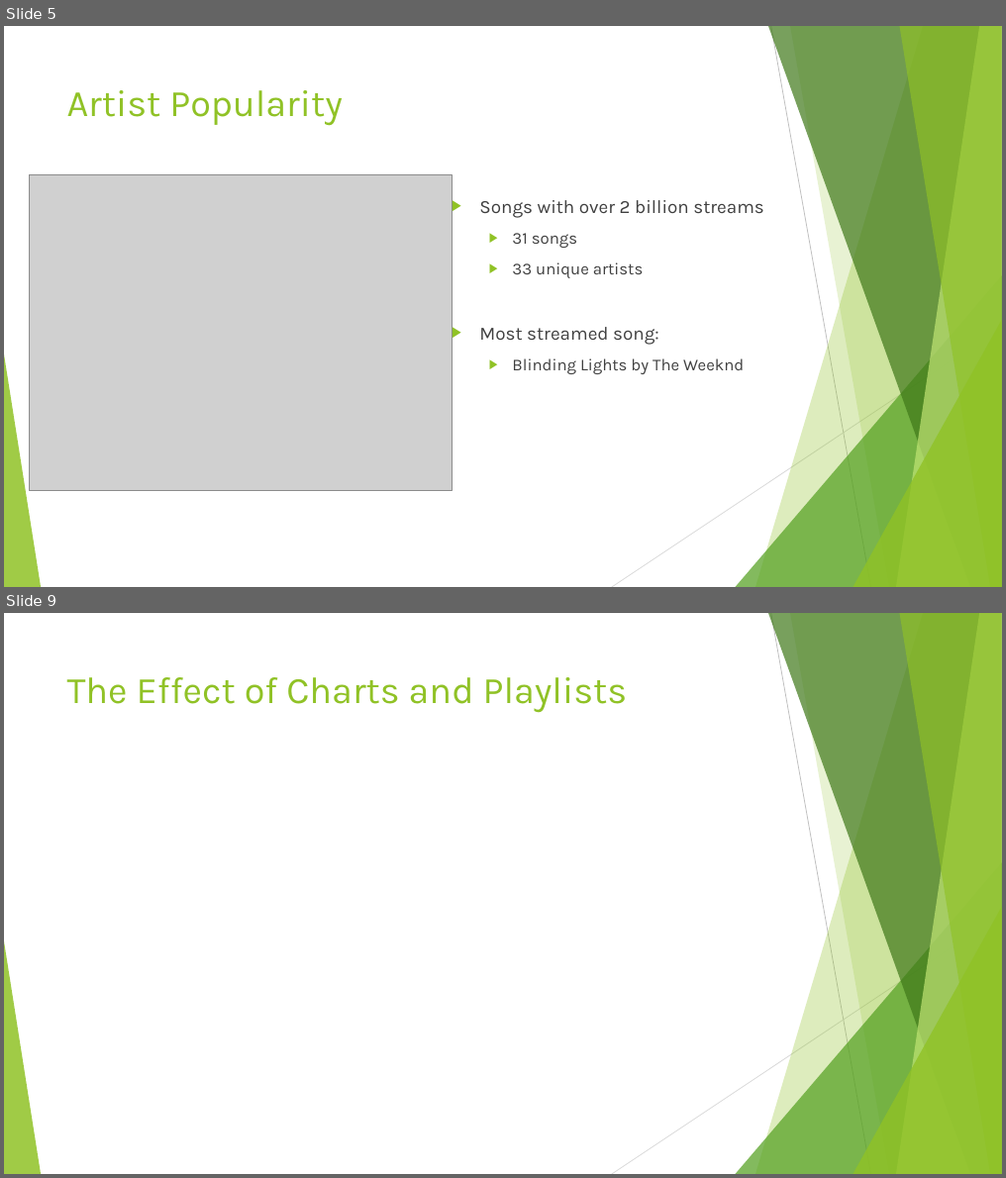
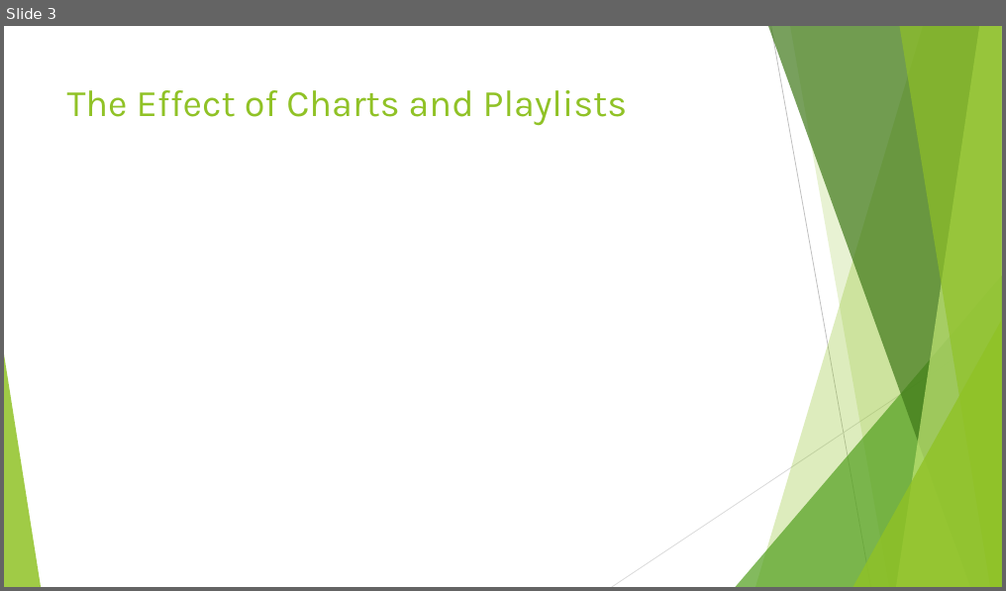
Before and after one commit to d6kramer/project-1-group-08, a slide deck: Project_1_Spotify_2023_Analysis.pptx. Shown one above the other, each under a label of ours: slides 5 and 9 before the commit, slide 3 after it; the slides between them are not shown. The pictures are 1006x1178 and 1006x591 pixels, drawn with LibreOffice and Linux fonts; fonts in the diff are those of the drawing; grey boxes stand for pictures. Boxes give left, top, right and bottom in pixels: in the first picture for what was removed or moved away, otherwise in the second. Text is boxed around its words. In the diff, an @@ line names an element or a change of style, - is before the commit and + after.

```diff
--- a/Project_1_Spotify_2023_Analysis.pptx
+++ b/Project_1_Spotify_2023_Analysis.pptx
@@ slide 5 removed at [4, 26, 1002, 587], background #FFFFFF; not listed: 10 template elements that a slide beside it also shows @@
@@ title removed at [67, 90, 343, 126] @@
-Artist Popularity
@@ picture removed at [30, 174, 451, 491] @@
@@ text removed at [479, 200, 764, 374] @@
-▶ Songs with over 2 billion streams
-  ▶ 31 songs
-  ▶ 33 unique artists
-▶ Most streamed song:
-  ▶ Blinding Lights by The Weeknd
@@ what was slide 9 is now slide 3 @@
```
Also in this commit, not shown: 5 other slides removed.
